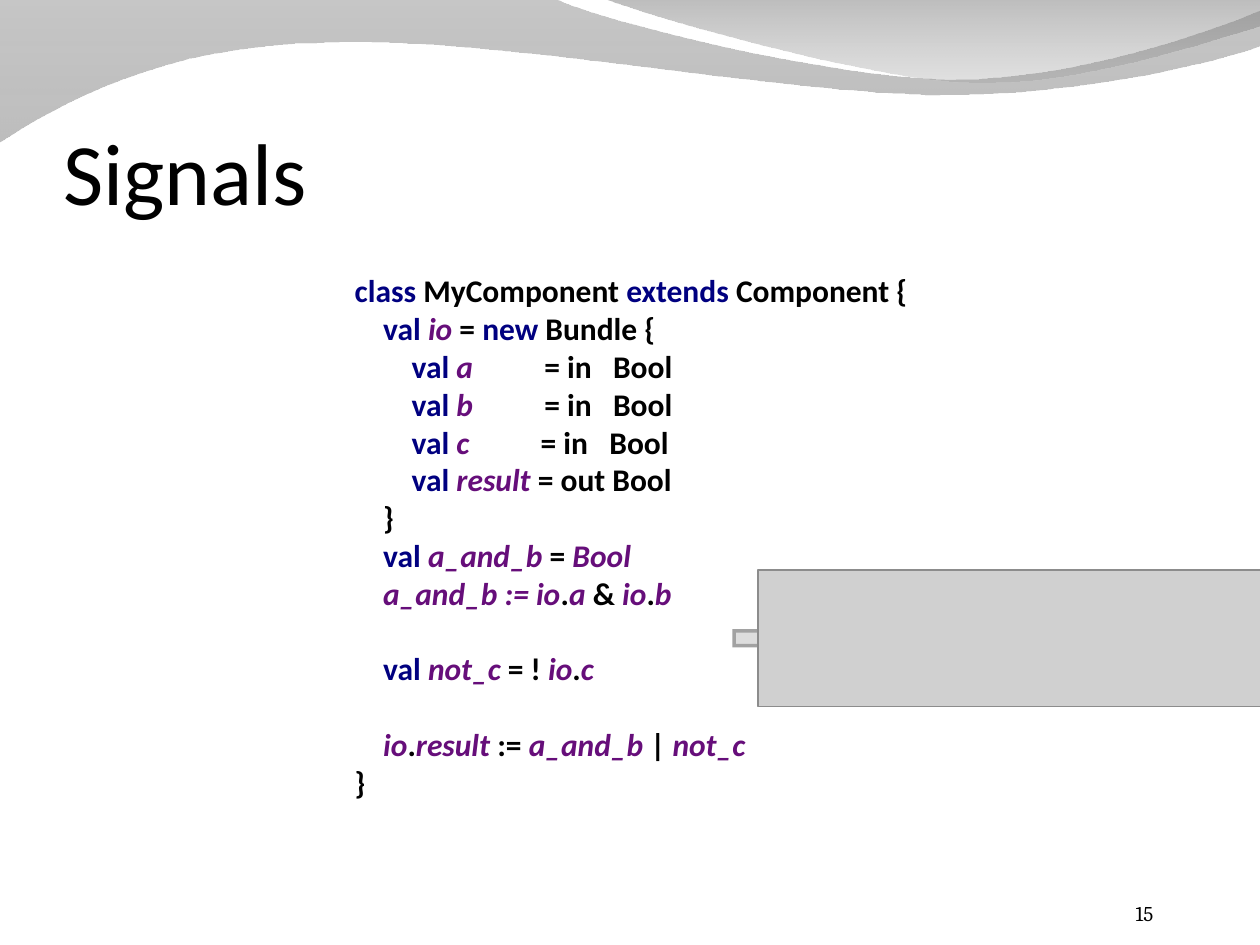
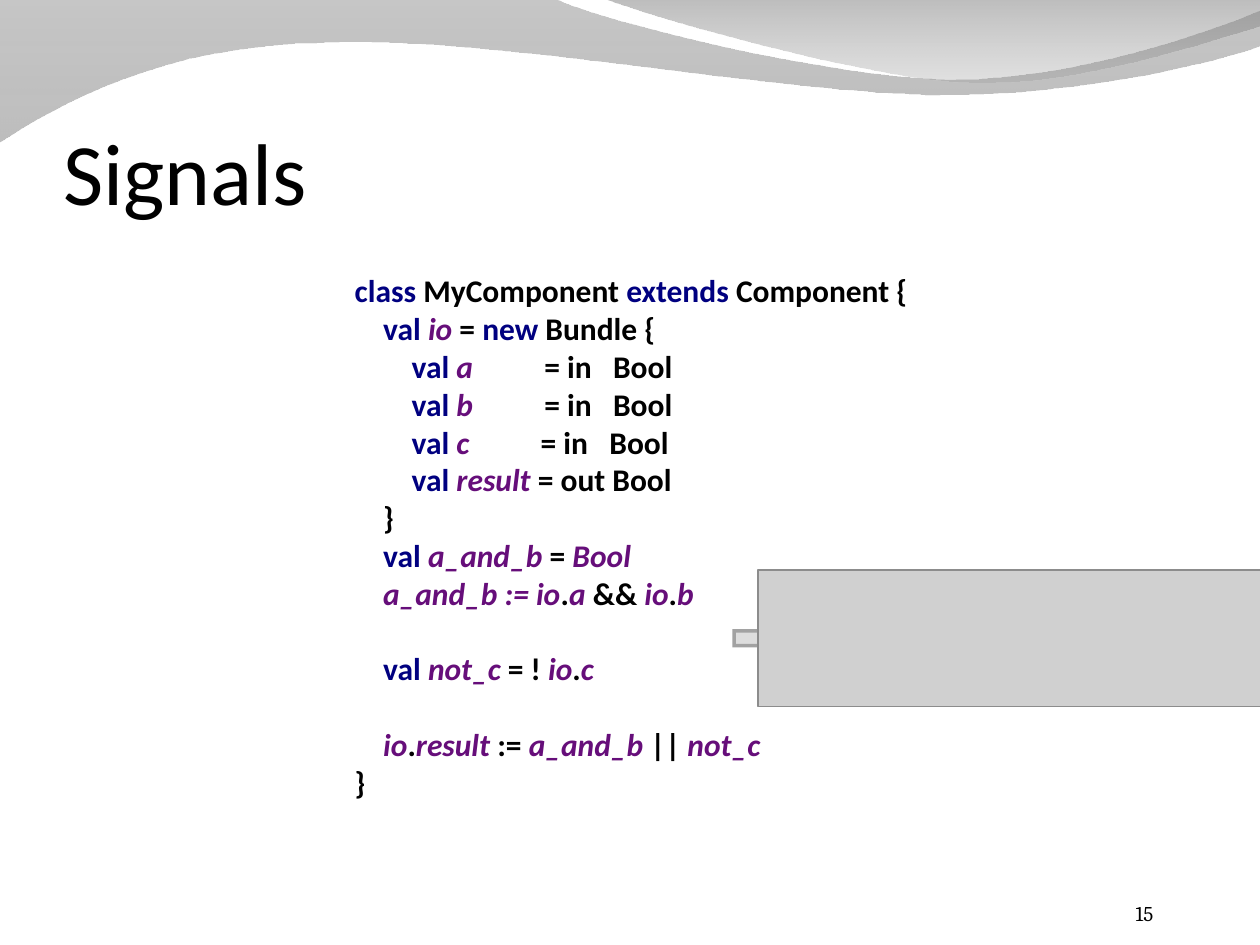
Before and after one commit to SpinalHDL/SpinalDoc, a slide deck: slide 15 of presentation/en/presentation_dsl.odp. Drawn at 1260x945 pixels with LibreOffice and Linux fonts; fonts in the diff are those of the drawing; grey boxes stand for pictures; background and template pictures are left out. Boxes give left, top, right and bottom in pixels: in the first picture for what was removed or moved away, otherwise in the second. Text is boxed around its words. In the diff, an @@ line names an element or a change of style, - is before the commit and + after.

```diff
--- a/presentation/en/presentation_dsl.odp
+++ b/presentation/en/presentation_dsl.odp
@@ text at <box>383,583,693,610</box>: text changed @@
-a_and_b := io.a & io.b
+a_and_b := io.a && io.b
@@ text at <box>383,734,760,761</box>: text changed @@
-io.result := a_and_b | not_c
-}
+io.result := a_and_b || not_c
+}
```
Also in this commit, not shown: 6 other slides changed, 1 slide added, 13 slides removed, 1 other file.
